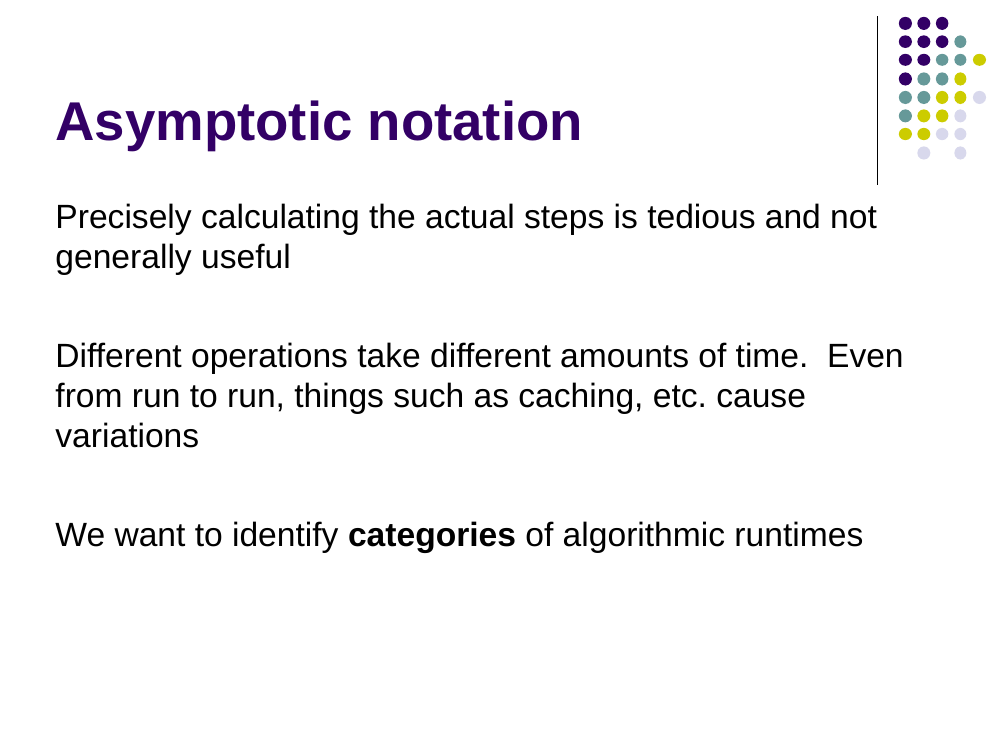
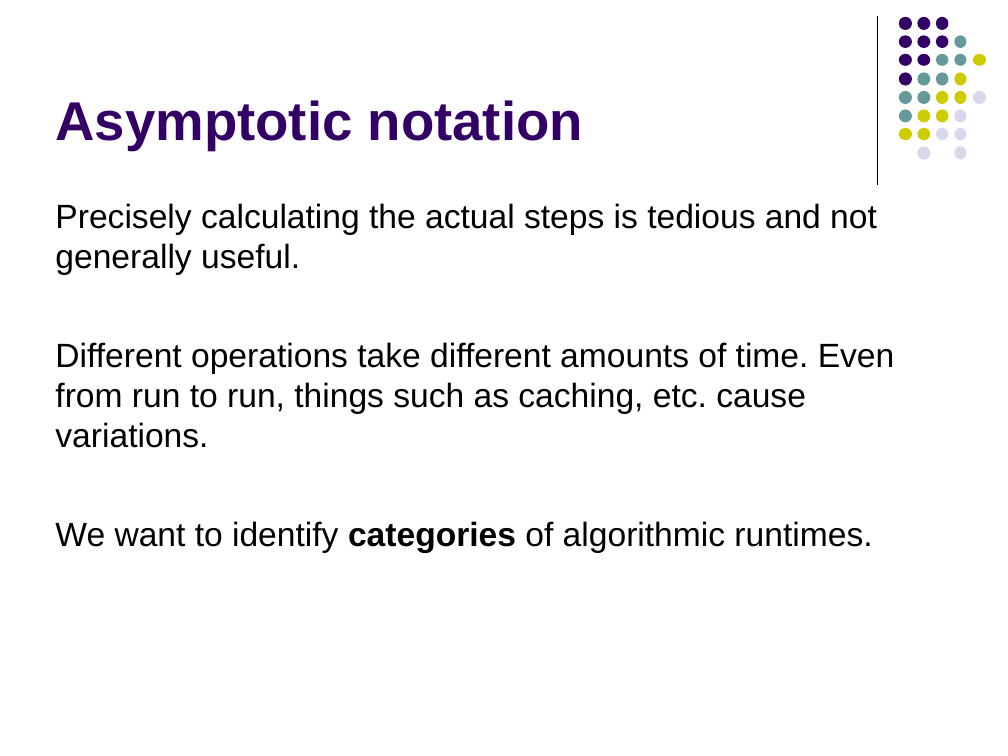
Before and after one commit to Collins-kariuk/Algorithms, a slide deck: slide 31 of Lectures/Lecture 02_Big O.pptx. Drawn at 1008x756 pixels with LibreOffice and Linux fonts; fonts in the diff are those of the drawing. Boxes give left, top, right and bottom in pixels: in the first picture for what was removed or moved away, otherwise in the second. Text is boxed around its words. In the diff, an @@ line names an element or a change of style, - is before the commit and + after.

```diff
--- a/Lectures/Lecture 02_Big O.pptx
+++ b/Lectures/Lecture 02_Big O.pptx
@@ text at <box>55,203,895,553</box>: text changed @@
-Precisely calculating the actual steps is tedious and not generally useful
-Different operations take different amounts of time. Even from run to run, things such as caching, etc. cause variations
-We want to identify categories of algorithmic runtimes
+Precisely calculating the actual steps is tedious and not generally useful.
+Different operations take different amounts of time. Even from run to run, things such as caching, etc. cause variations.
+We want to identify categories of algorithmic runtimes.
```
Also in this commit, not shown: 14 other slides changed.
